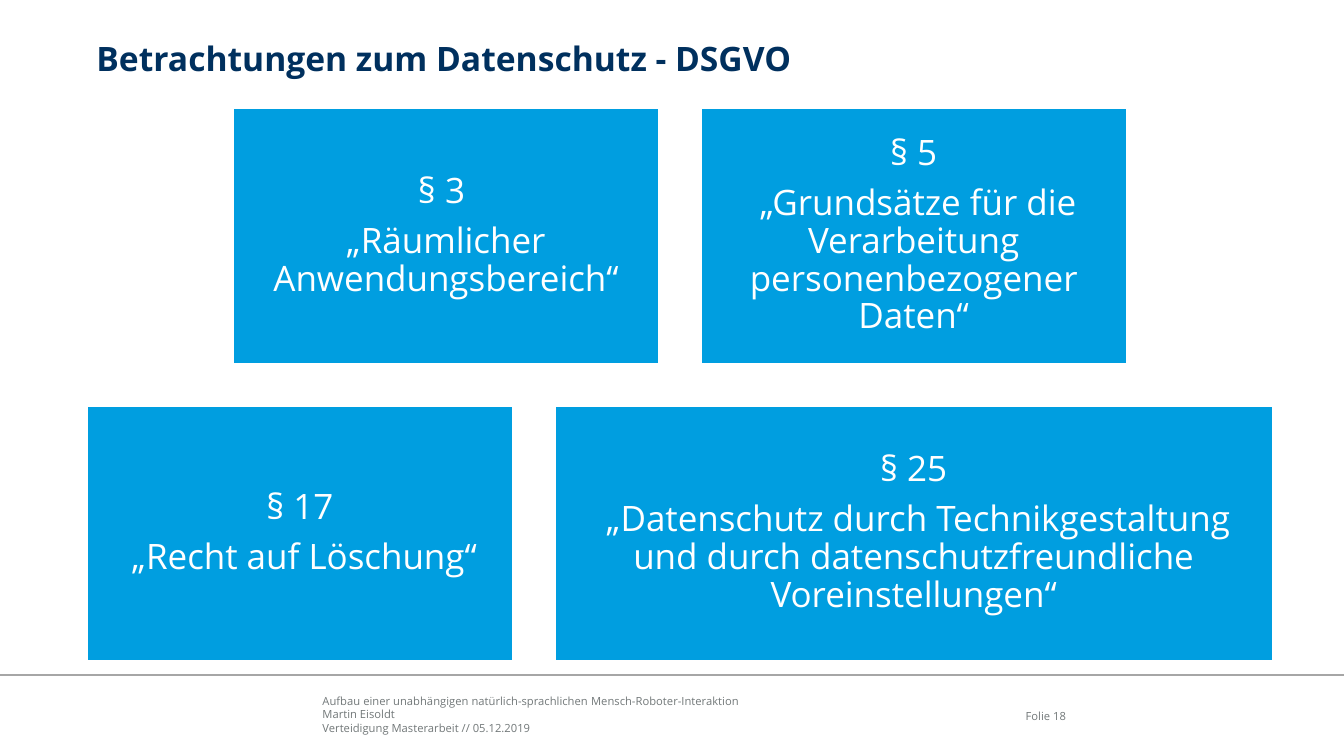
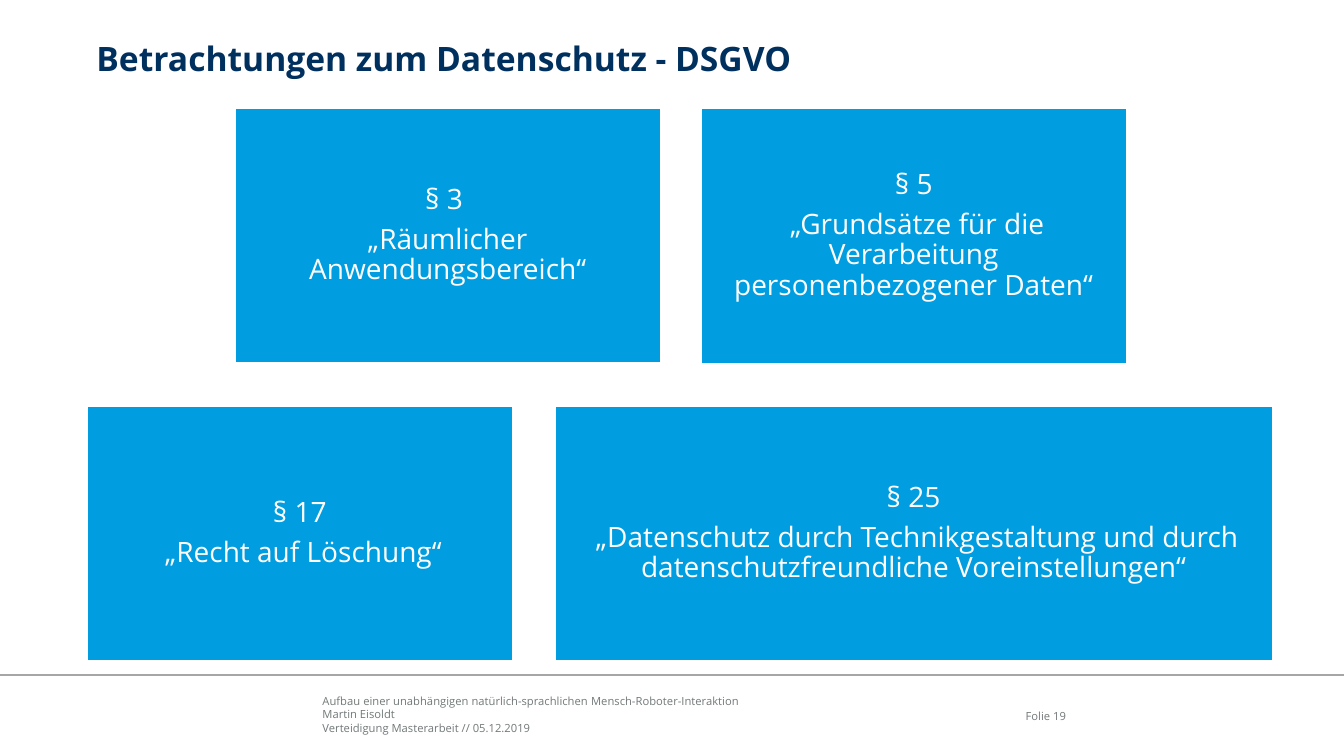
Before and after one commit to edegeyer/masterarbeit, a slide deck: slide 19 of verteidigung/verteidigung.pptx (slide 18 before the commit). Drawn at 1344x756 pixels with LibreOffice and Linux fonts; fonts in the diff are those of the drawing; background and template pictures are left out. Boxes give left, top, right and bottom in pixels: in the first picture for what was removed or moved away, otherwise in the second. Text is boxed around its words. In the diff, an @@ line names an element or a change of style, - is before the commit and + after.

```diff
--- a/verteidigung/verteidigung.pptx
+++ b/verteidigung/verteidigung.pptx
@@ size 25 to 20 pt; less space between paragraphs in 4 elements at <box>734,174,1093,302</box>, <box>165,502,442,569</box>, <box>596,486,1238,584</box>, <box>309,188,586,286</box> @@
```
Also in this commit, not shown: 10 other slides changed, 1 slide added.
